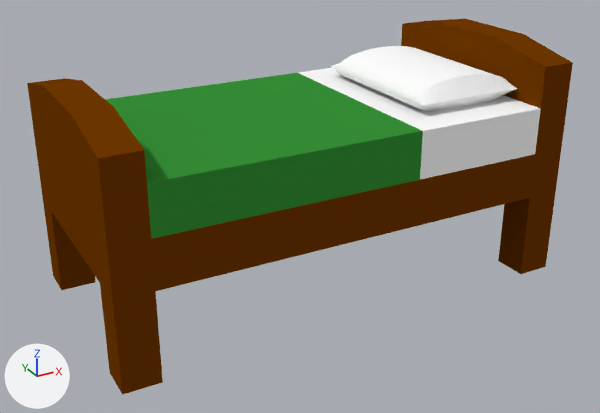
Before and after pictures for a commit that changed the Blender file Javoc/Assets/meshes/complementos/bed_single.blend.
Both versions are drawn from a camera (50 mm lens) standing at (-1.62, -2.93, 1.16) and looking at (-0.04, -0.06, -0.27). Arrows for +X, +Y and +Z are at lower left; the lights stay in place.

In view in the first picture: 'Cylinder', 'bed'.
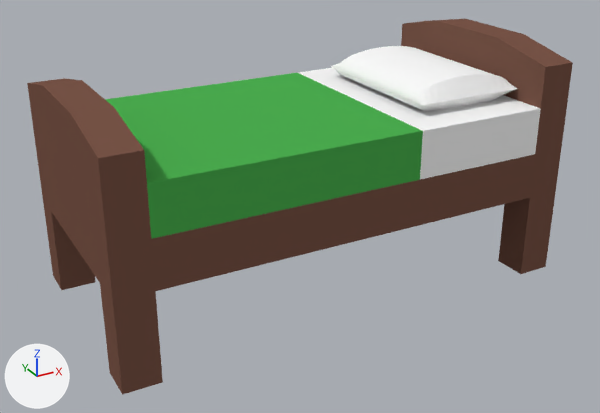
Where the change shows, as pixel boxes [x1, y1, x2, y2] in the pictures (600 x 413 px):
'bed', recoloured
    both: [27, 19, 573, 395]

What changed in the scene script:
```text
Change mat_sheets:
    mat_sheets.base_color: (0.0383, 0.281, 0.0383) -> (0.0723, 0.429, 0.0802)  # green #379037 -> green #4caf50
Change mat_table:
    mat_table.base_color: (0.163, 0.0399, 0.0) -> (0.191, 0.0908, 0.0648)  # brown #703800 -> brown #795548
```
